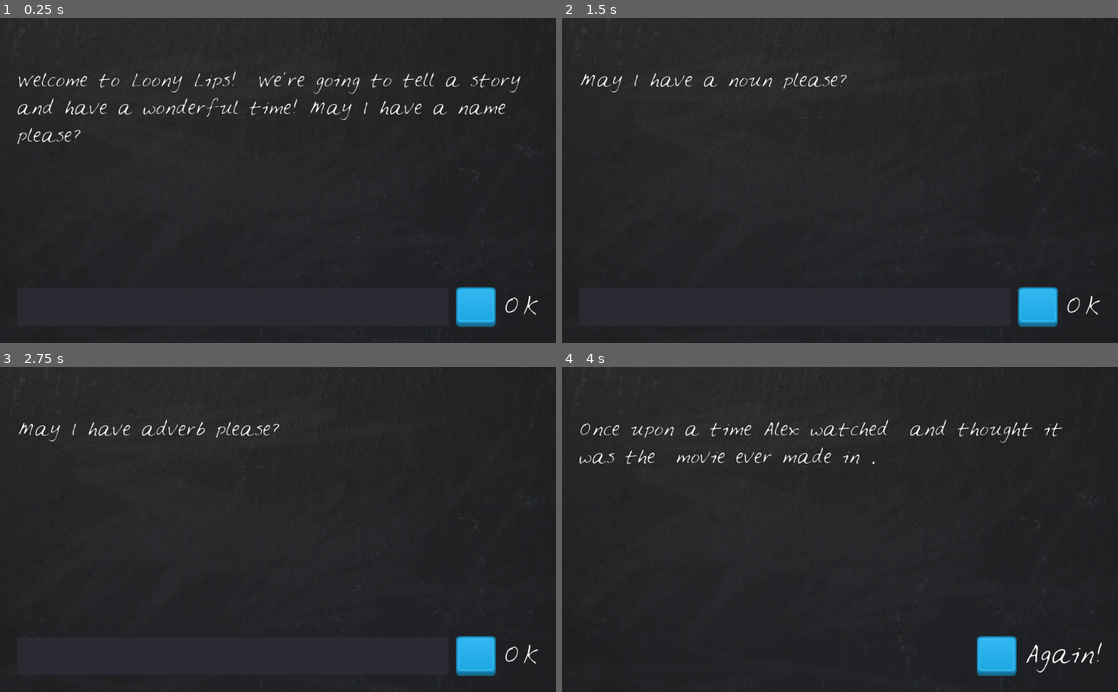
Above: before the commit, frames 1-4 (two rows, left to right).
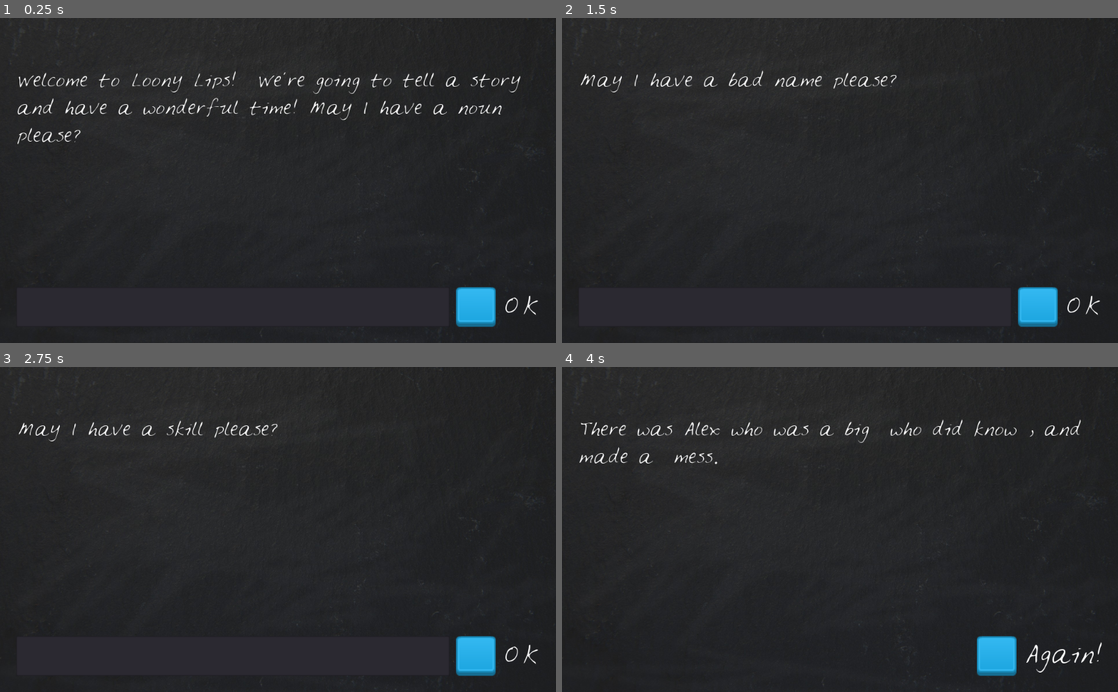
Above: after the commit, the same moments.

Repository: donsvederus/Loony-Lips
Game: Godot game, scene res://LoonyLips.tscn
Two runs of this game, one before a commit and one after it. Both use one fixed random seed, a clock stepped at 60 frames per second and the inputs below.
Inputs (mouse positions are in pixels of both pictures, inside the frame that each line leads up to):
- Up to frame 1 (0.25 s): no input
- Up to frame 2 (1.5 s): click (795, 307) at 0.52 s; type "Alex" at 0.6 s; click (1040, 307) at 1.25 s
- Up to frame 3 (2.75 s): click (478, 656) at 2 s
- Up to frame 4 (4 s): click (1040, 656) at 2.75 s; tap Enter at 3.5 s

The runs differ from the first frame. In frame 1, 0.1% of the frame differs, in the area x 84-91%, y 26-30%; in frame 2, 0.5%; in frame 3, 0.3%; in frame 4, 1.9%, in the area x 3-94%, y 16-30%.

Commit message:
0.17 StoryBook Option 1

Diff:
--- a/LoonyLips.gd
+++ b/LoonyLips.gd
@@ -1,15 +1,34 @@
 extends Control
 
 var player_words = []
-var prompts = ["a name", "a noun", "adverb", "adjective"]
-var story = "Once upon a time %s watched %s and thought it was the %s movie ever made in %s."
+#var template = [
+#	{
+#		"prompts" : ["a name", "a noun", "adverb", "adjective"],
+#		"story" : "Once upon a time %s watched %s and thought it was the %s movie ever made in %s."
+#	},
+#	{
+#		"prompts" : ["a noun", "a bad name", "a skill", "a bad word"],
+#		"story" : "There was %s who was a big %s who did know %s, and made a %s mess."
+#	}
+#	]
+var current_story = {}
+
 
 onready var PlayerText = $VBoxContainer/HBoxContainer/PlayerText
 onready var DisplayText = $VBoxContainer/DisplayText
 
 func _ready():
+	set_current_story()
 	DisplayText.text = "Welcome to Loony Lips!  We're going to tell a story and have a wonderful time! "
 	check_player_words_length()
+
+func set_current_story():
+	randomize()
+	var stories = $StoryBook.get_child_count()
+	var selected_story = randi() % stories
+	current_story.prompts = $StoryBook.get_child(selected_story).prompts
+	current_story.story = $StoryBook.get_child(selected_story).story
+#	current_story = template[randi() % template.size()]
 
 func _on_PlayerText_text_entered(new_text):
 	add_to_player_words()
@@ -27,7 +46,7 @@
 	check_player_words_length()
 
 func is_story_done():
-	return player_words.size() == prompts.size()
+	return player_words.size() == current_story.prompts.size()
 
 func check_player_words_length():
 	if is_story_done():
@@ -36,10 +55,10 @@
 		prompt_player()
 
 func tell_story():
-	DisplayText.text = story % player_words
+	DisplayText.text = current_story.story % player_words
 
 func prompt_player():
-	DisplayText.text += "May I have " + prompts[player_words.size()] + " please?"
+	DisplayText.text += "May I have " + current_story.prompts[player_words.size()] + " please?"
 
 func end_game():
 	PlayerText.queue_free()
--- a/LoonyLips.tscn
+++ b/LoonyLips.tscn
@@ -1,10 +1,11 @@
-[gd_scene load_steps=9 format=2]
+[gd_scene load_steps=10 format=2]
 
 [ext_resource path="res://gfx/Feltpen.ttf" type="DynamicFontData" id=1]
 [ext_resource path="res://LoonyLips.gd" type="Script" id=2]
 [ext_resource path="res://gfx/blackboard.jpg" type="Texture" id=3]
 [ext_resource path="res://gfx/blue_button11.png" type="Texture" id=4]
 [ext_resource path="res://gfx/blue_button12.png" type="Texture" id=5]
+[ext_resource path="res://Story.gd" type="Script" id=6]
 
 [sub_resource type="DynamicFont" id=1]
 size = 30
@@ -94,5 +95,17 @@
 margin_bottom = 68.0
 custom_fonts/font = SubResource( 3 )
 text = "OK"
+
+[node name="StoryBook" type="Node" parent="."]
+
+[node name="Story0" type="Node" parent="StoryBook"]
+script = ExtResource( 6 )
+prompts = PoolStringArray( "a name", "a noun", "an adverb", "an adjective" )
+story = "Once upon a time %s watched %s and thought it was the %s movie ever made in %s."
+
+[node name="Story1" type="Node" parent="StoryBook"]
+script = ExtResource( 6 )
+prompts = PoolStringArray( "a noun", "a bad name", "a skill", "a bad word" )
+story = "There was %s who was a big %s who did know %s, and made a %s mess."
 [connection signal="text_entered" from="VBoxContainer/HBoxContainer/PlayerText" to="." method="_on_PlayerText_text_entered"]
 [connection signal="pressed" from="VBoxContainer/HBoxContainer/TextureButton" to="." method="_on_TextureButton_pressed"]
--- /dev/null
+++ b/Story.gd
@@ -0,0 +1,4 @@
+extends Node
+
+export var prompts : PoolStringArray
+export var story : String
